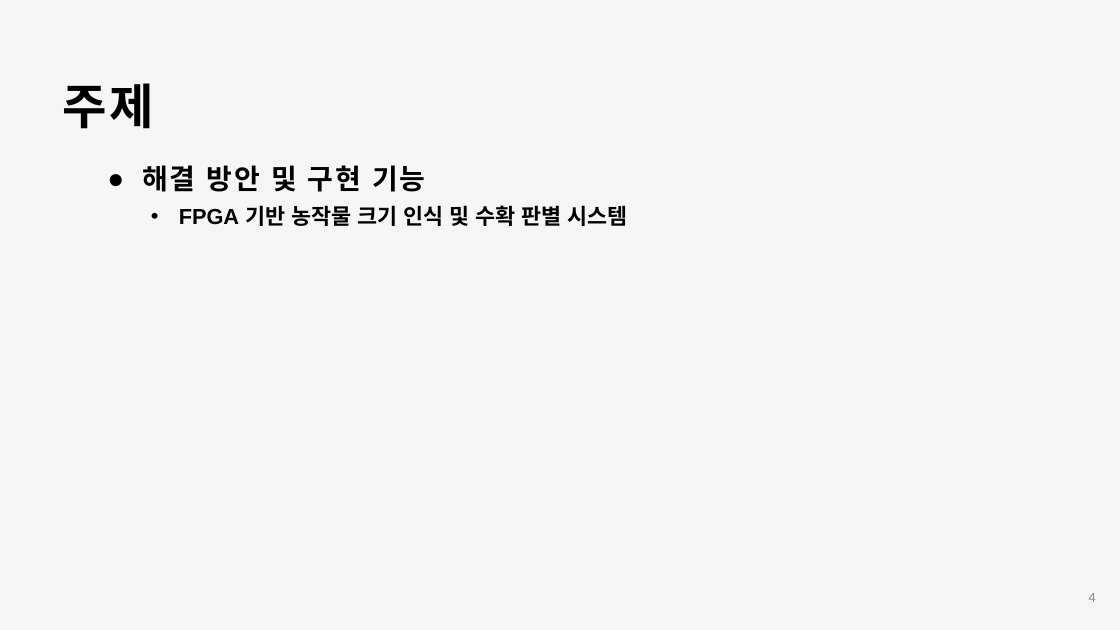
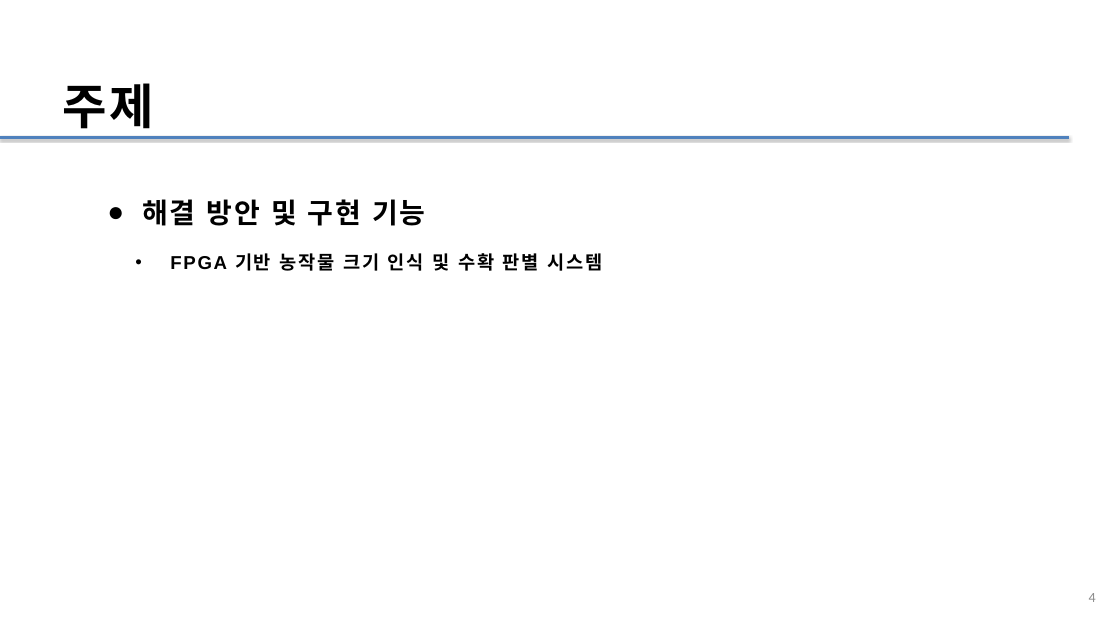
Before and after one commit to Kkumteulyi/2024-CapStone, a slide deck: slide 4 of 캡스톤_(정윤혁,차동근)_1208.pptx. Drawn at 1120x630 pixels with LibreOffice and Linux fonts; fonts in the diff are those of the drawing. Boxes give left, top, right and bottom in pixels: in the first picture for what was removed or moved away, otherwise in the second. Text is boxed around its words. In the diff, an @@ line names an element or a change of style, - is before the commit and + after.

```diff
--- a/캡스톤_(정윤혁,차동근)_1208.pptx
+++ b/캡스톤_(정윤혁,차동근)_1208.pptx
@@ background #F6F6F6 to #FFFFFF @@
@@ line added from (0, 138) to (1068, 138), #4F81BD 3 pt @@
@@ text "해결 방안 및 구현 기능": place and size @@
-text "해결 방안 및 구현 기능" at (179,205,628,226)
+text "해결 방안 및 구현 기능" at (142,199,603,271)
@@ text removed at (142,165,425,192) @@
-● 해결 방안 및 구현 기능
@@ text at (142,199,425,226): paragraph added @@
+● 해결 방안 및 구현 기능
@@ text at (170,253,603,271): size 28 to 24 pt, letter spacing 0 to 2.2 pt in "FPGA 기반 농작물 크기 인식 및 수확 ..."; list level 1 to 2 in "FPGA 기반 농작물 크기 인식 ..."; line spacing 36.6pt to 2 @@
```
Also in this commit, not shown: 17 other slides changed, 20 slides added, 4 slides removed.
